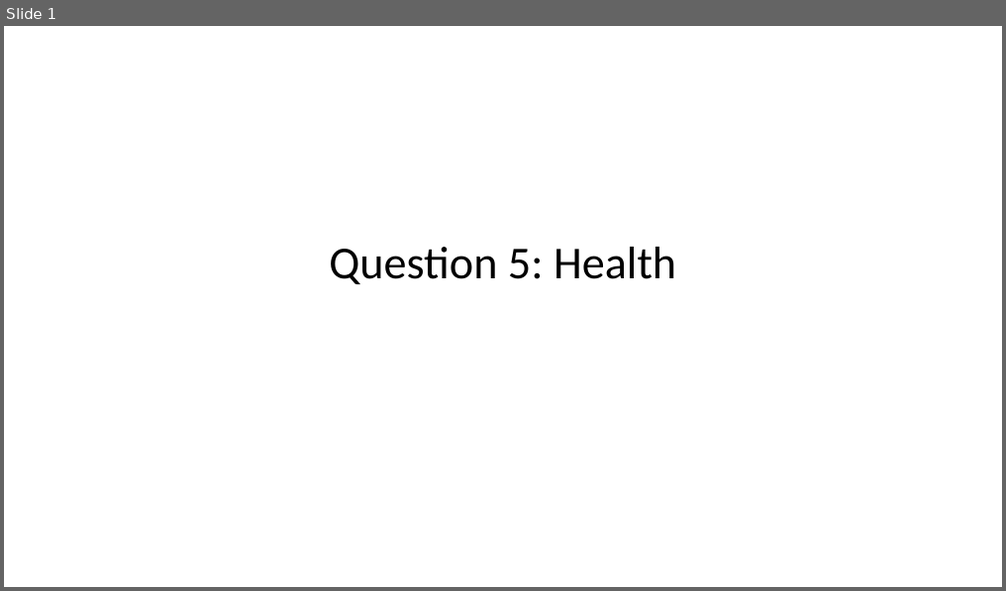
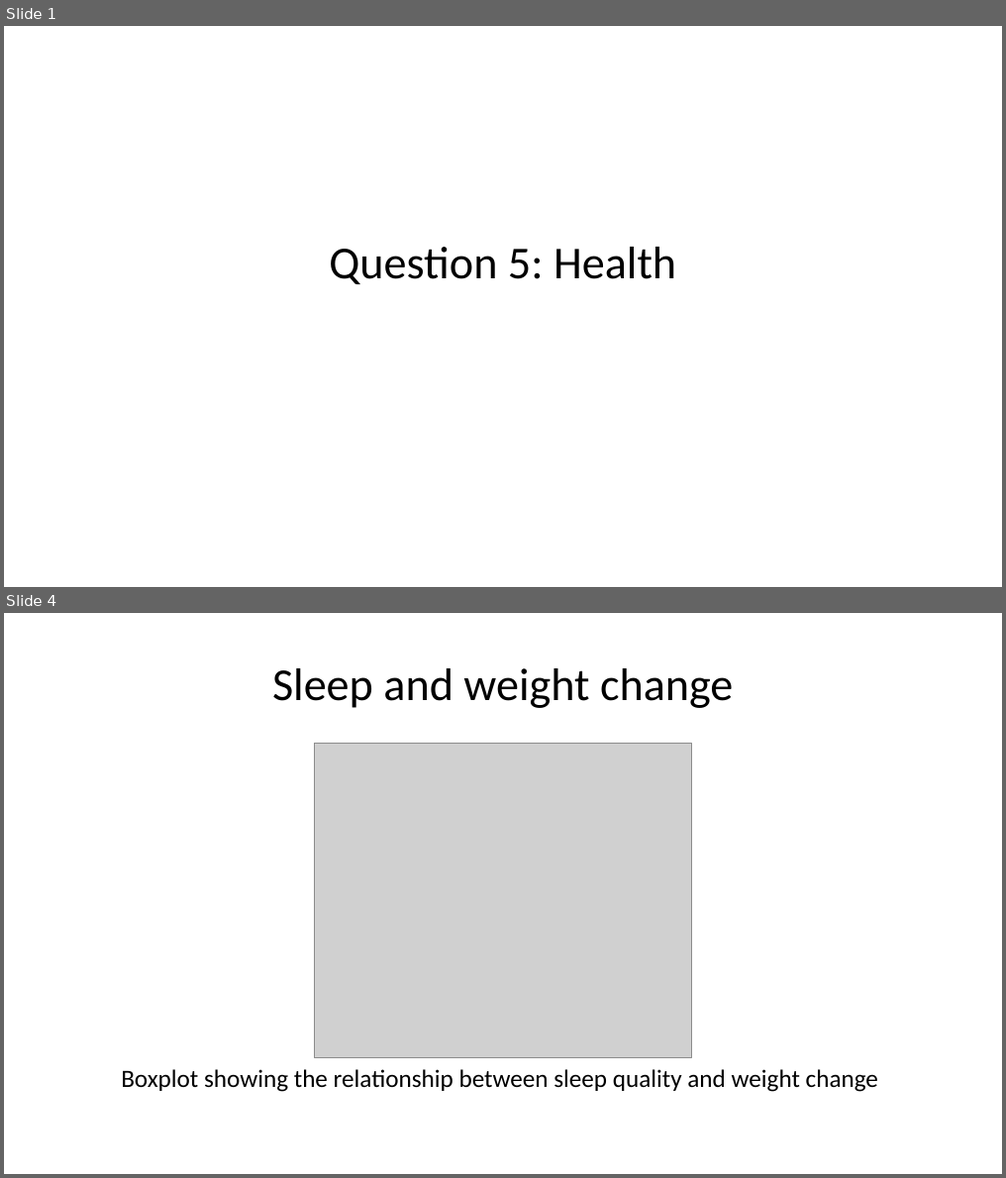
Before and after one commit to mattthomo/22892435, a slide deck: Question_5/Question_5_README.pptx. Shown one above the other, each under a label of ours: slide 1 before the commit, slides 1 and 4 after it; the slides between them are not shown. The pictures are 1006x591 and 1006x1178 pixels, drawn with LibreOffice and Linux fonts; fonts in the diff are those of the drawing; grey boxes stand for pictures. Boxes give left, top, right and bottom in pixels: in the first picture for what was removed or moved away, otherwise in the second. Text is boxed around its words. In the diff, an @@ line names an element or a change of style, - is before the commit and + after.

```diff
--- a/Question_5/Question_5_README.pptx
+++ b/Question_5/Question_5_README.pptx
@@ slide 4 added at [4,613,1002,1174], background #FFFFFF @@
@@ title added at [272,668,733,708], 33 pt, text #000000 @@
+Sleep and weight change
@@ picture added at [314,744,692,1059] @@
@@ text added at [121,1069,878,1092], 18 pt, text #000000 @@
+Boxplot showing the relationship between sleep quality and weight change
```
Also in this commit, not shown: 2 slides changed, 2 other slides added, 2 slides removed, 12 other files.
